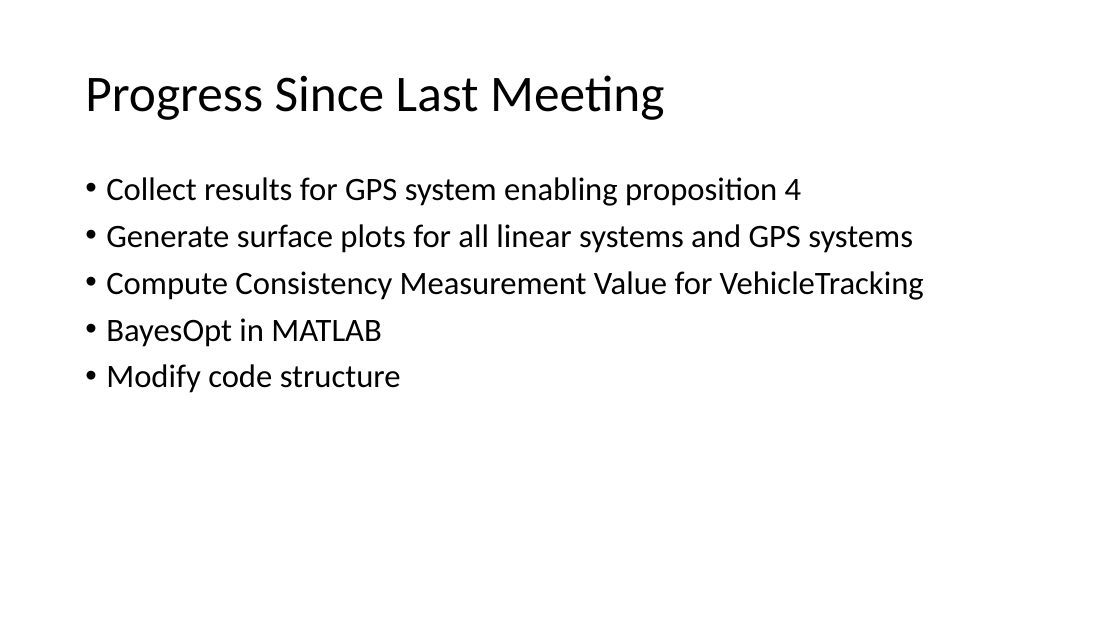
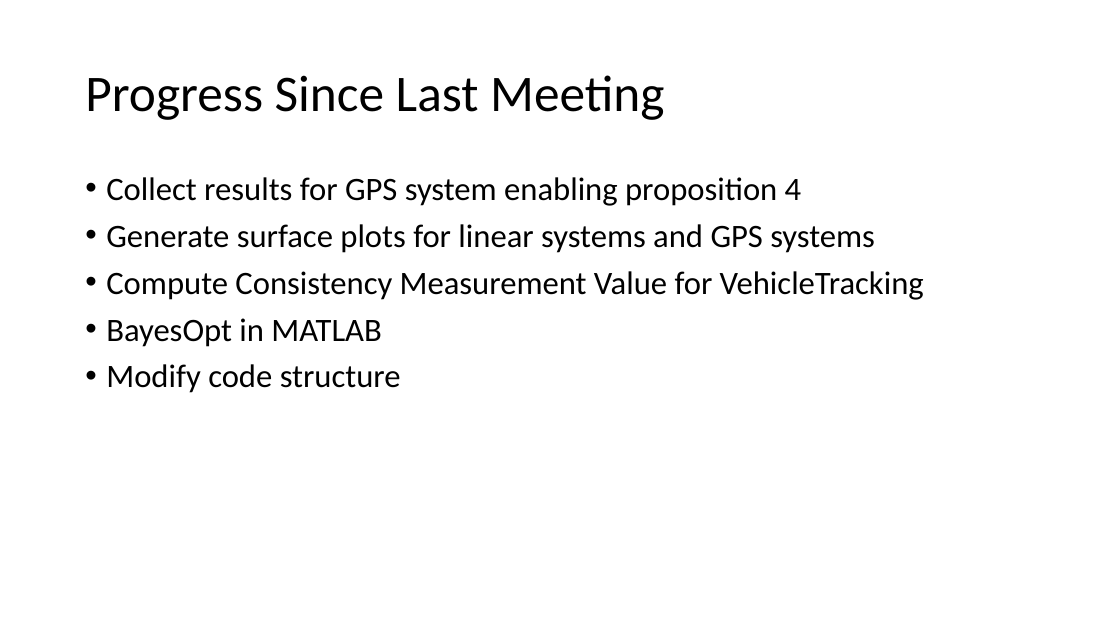
Before and after one commit to zx-wang916/Msc_project, a slide deck: slide 2 of BayesOpt Pose Graph-Week10.pptx. Drawn at 1120x630 pixels with LibreOffice and Linux fonts; fonts in the diff are those of the drawing. Boxes give left, top, right and bottom in pixels: in the first picture for what was removed or moved away, otherwise in the second. Text is boxed around its words. In the diff, an @@ line names an element or a change of style, - is before the commit and + after.

```diff
--- a/BayesOpt Pose Graph-Week10.pptx
+++ b/BayesOpt Pose Graph-Week10.pptx
@@ text at (106,224,875,253): text changed @@
-• Generate surface plots for all linear systems and GPS systems
+• Generate surface plots for linear systems and GPS systems
```
Also in this commit, not shown: 2 other slides changed, 3 other files.
